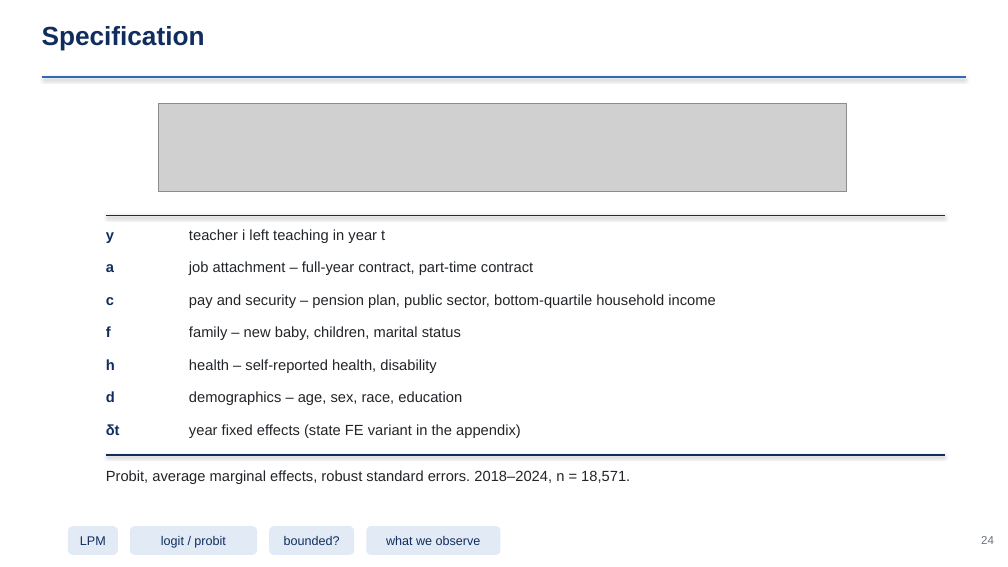
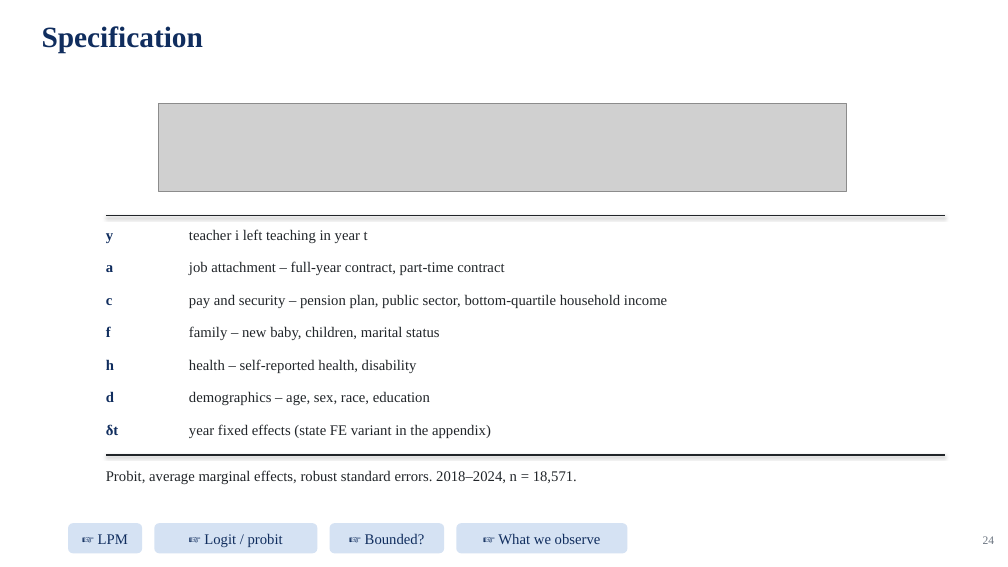
Before and after one commit to jedr1-ship-it/Alternative-Pathways----Quant, a slide deck: slide 24 of report/data_cluster/Proyect_US_cluster.pptx. Drawn at 1008x567 pixels with LibreOffice and Linux fonts; fonts in the diff are those of the drawing; grey boxes stand for pictures. Boxes give left, top, right and bottom in pixels: in the first picture for what was removed or moved away, otherwise in the second. Text is boxed around its words. In the diff, an @@ line names an element or a change of style, - is before the commit and + after.

```diff
--- a/report/data_cluster/Proyect_US_cluster.pptx
+++ b/report/data_cluster/Proyect_US_cluster.pptx
@@ text "Specification" at [42,26,203,53]: size 25 to 28 pt, font Arial to Times New Roman @@
@@ line removed from (42, 77) to (966, 77) @@
@@ line (106, 216) - (945, 216): stroke #102D5E 1.6 pt to #212529 1.3 pt @@
@@ font Arial to Times New Roman in 13 elements at [983,536,995,544], [106,233,113,243], [189,229,368,243], [106,265,113,272], [189,261,504,275], [106,298,113,305], [189,294,667,308], [189,326,439,340], [189,359,417,373], [189,391,430,405], [106,424,119,436], [189,424,491,438], [106,470,577,484] @@
@@ line (106, 455) - (945, 455): stroke #102D5E 1.6 pt to #212529 1.3 pt @@
@@ rounded rectangle "☞ LPM": place and size @@
-rounded rectangle "☞ LPM" at [68,526,118,555]
+rounded rectangle "☞ LPM" at [68,523,142,554]
@@ text in rounded rectangle at [98,534,128,544]: text changed; size 12 to 14 pt; font Arial to Times New Roman @@
-LPM
+☞ LPM
@@ rounded rectangle "☞ Logit / probit": place and size @@
-rounded rectangle "☞ Logit / probit" at [130,526,257,555]
+rounded rectangle "☞ Logit / probit" at [154,523,318,554]
@@ text in rounded rectangle at [204,533,283,547]: text changed; size 12 to 14 pt; font Arial to Times New Roman @@
-logit / probit
+☞ Logit / probit
@@ rounded rectangle "☞ Bounded?": place and size @@
-rounded rectangle "☞ Bounded?" at [269,526,354,555]
+rounded rectangle "☞ Bounded?" at [330,523,445,554]
@@ text in rounded rectangle at [365,533,425,544]: text changed; size 12 to 14 pt; font Arial to Times New Roman @@
-bounded?
+☞ Bounded?
@@ fill #E2EAF5 to #D5E2F3 in 4 elements at [68,523,142,554], [154,523,318,554], [330,523,445,554], [457,523,628,554] @@
@@ rounded rectangle "☞ What we observe": place and size @@
-rounded rectangle "☞ What we observe" at [366,526,500,555]
+rounded rectangle "☞ What we observe" at [457,523,628,554]
@@ text in rounded rectangle at [498,533,601,544]: text changed; size 12 to 14 pt; font Arial to Times New Roman @@
-what we observe
+☞ What we observe
```
Also in this commit, not shown: 47 other slides changed, 3 other files.
